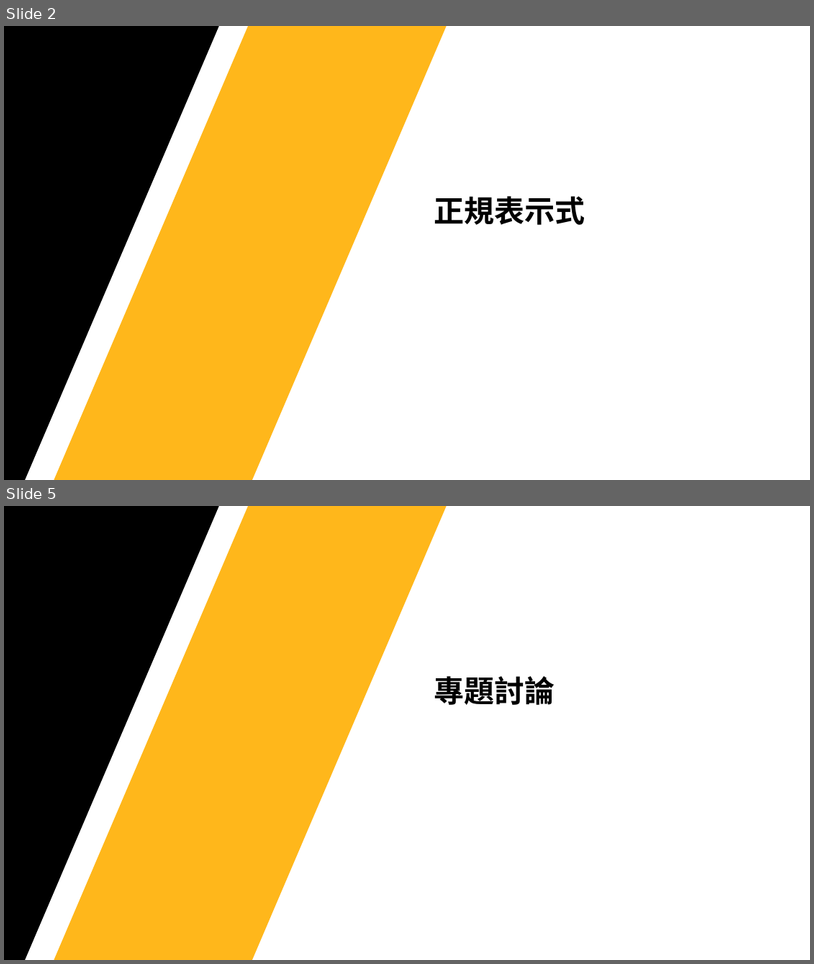
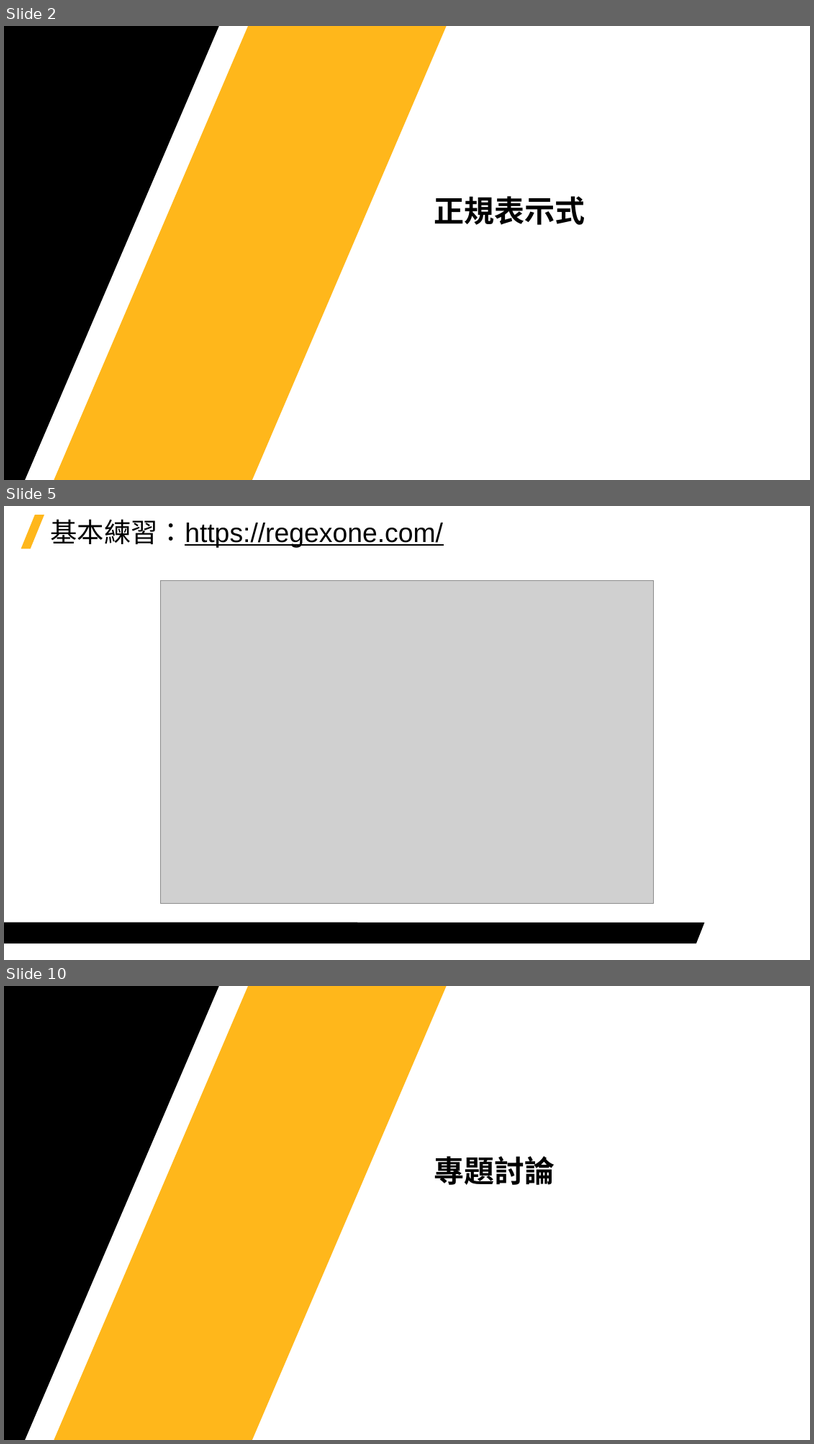
Before and after one commit to Jerrick-cheng/AEDT-Automation-Camp, a slide deck: 上課教材/Week6.pptx. Shown one above the other, each under a label of ours: slides 2 and 5 before the commit, slides 2, 5 and 10 after it; the slides between them are not shown. The pictures are 814x964 and 814x1444 pixels, drawn with LibreOffice and Linux fonts; fonts in the diff are those of the drawing; grey boxes stand for pictures; background and template pictures are left out. Boxes give left, top, right and bottom in pixels: in the first picture for what was removed or moved away, otherwise in the second. Text is boxed around its words. In the diff, an @@ line names an element or a change of style, - is before the commit and + after.

```diff
--- a/上課教材/Week6.pptx
+++ b/上課教材/Week6.pptx
@@ slide 5 added at [4, 506, 810, 960], background #FFFFFF @@
@@ parallelogram added at [21, 515, 44, 548], fill #FFB71B @@
@@ title added at [50, 519, 443, 548], 32 pt, text #000000, underline @@
+基本練習：https://regexone.com/
@@ picture added at [161, 580, 654, 903] @@
@@ freeform shape added at [4, 922, 705, 943], fill #000000 @@
@@ what was slide 5 is now slide 10 @@
```
Also in this commit, not shown: 1 slide changed, 5 other slides added, 1 slide removed, 2 other files.
